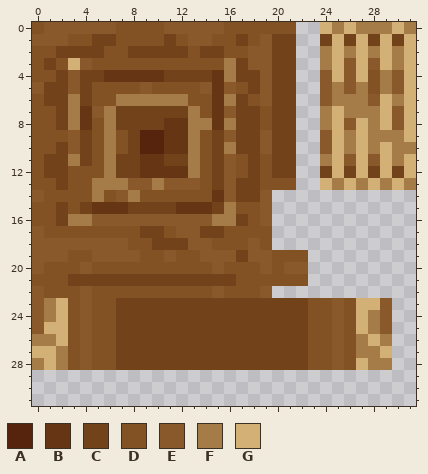
Edited in one commit: pixel-art sprite (resources/create/textures/block/large_cogwheel.png). Above: the version before the commit.
The file is 32x32 pixels.
Palette (. is transparent): A #56240d  B #663614  C #72431a  D #825124  E #89592c  F #a57b48  G #d3b176
Pixels before, first column x 0:
 0 DEEEEEEDDDDEEEEEDDDDDD..GFGFFFGF
 1 EEEDDCCDDDDCDEEDDCDECC..CGCGCGCG
 2 DDCCCCDDCCCCCDCCDDEECC..FGFGFGFG
 3 DCDGEDDDDDDDDDDDFCEECC..FGEGEGFG
 4 DDCECCBBBBBCCCCBFCCECC..EGEGDFEG
 5 ECCECDDDDEDDDDEBEDCECC..EFEFDFEG
 6 DCCFCDDFFFFFFDDBFCDECC..EFFFEGFG
 7 DDCFBEFCCCCCCFDBECCDCC..FGFFFGEG
 8 DDCFBDFCCCCBBFFBFCCDCC..FGEGFGEG
 9 DDDECDFDCAABBFDCECCECC..EGFGFFFG
10 DDCECDFDCAABBFDCFCCECC..EGFGFGFF
11 DCCFCDFCCBBCCFDCEDCDCC..FGEGEGFG
12 DCCDDDFCCBBBBFDCEDCDCC..CGCGCGCG
13 DDCDDFFFEEFEEEDCECCDDD..GFGFGFGF
14 EDDDDFDEFDDDDDDBECCE............
15 DDCDCBBBCCCCBBBCFDDE............
16 DDCFFEEEEEEEEEEFFCDE............
17 EDDDDDDDDCCDEECCDDDD............
18 EEEEEEEEDDCCCEEDDDED............
19 EEEDDEEEEDDEDDEEECEEDDD.........
20 EDDDEDDDDDDDDDDEDDDEDEE.........
21 DDDCCCCCCCCCCCCCCDDDDDD.........
22 EDDDEDDDDDDDDDDEDDDE............
23 EFGDEDDCCCCCCCCCCCCCCCCDDEDGGE..
24 EFGDEDDCCCCCCCCCCCCCCCCDDEDGFE..
25 EGGDEDDCCCCCCCCCCCCCCCCDDEDGFE..
26 FFGDEDDCCCCCCCCCCCCCCCCDDEDFGF..
27 GGFDEDDCCCCCCCCCCCCCCCCDDEDFFG..
28 FGFDEDDCCCCCCCCCCCCCCCCDDEDGFF..
New version:
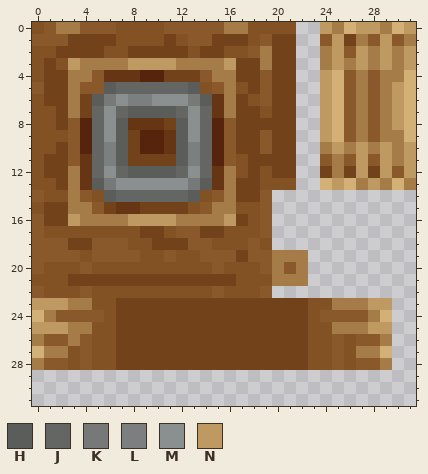
Colours new in this view: H #5a5d5a  J #636663  K #767977  L #7c7f80  M #8a9090  N #bf9962
Change:
Changed rows in their new state; - is an unchanged pixel.
first column x 0:
 0 --FF------------FF------N--NN--N
 1 ---CC----------CC-------EN-FENEF
 2 -------------------F-----NEN-N-N
 3 ---NFFFFNNNNFFFFN-CF-----NFNFN-N
 4 -C-FFE---AA---EF--------N--FE-F-
 5 ---FEEHJJJJJJHDEF-------NG--E-N-
 6 -----HKMLLMMMKH---------NGE--FN-
 7 ----CJMJHHHHJMJ-F-------N-E-EFN-
 8 ---EAJMHBBBCHMJAE--C----N--FEFN-
 9 ----AJMH----HMJA--------N-EFE---
10 ----AJLH----HLJAE-------FN-N-N-N
11 ---EBJLH-CC-HLJA---C----EF-N-N-N
12 ---FBJMJHHHHJMJBF--------F-N-NEN
13 ---FBHKMMMMMMKHBF--------N--N---
14 ---FEDHJJJJJJH-EF---------------
15 -C-FFEC-B---CDEF----------------
16 EC-N-FFFNNNNFFF-N---------------
17 -------------------E------------
18 ---CC---------------------------
19 ---E----------------FFF---------
20 --------------------F-F---------
21 --------------------FFF---------
23 NNNFF--------------------FFFNN--
24 G-EE-E------------------E-EE-G--
25 NNNFF--------------------FFFNN--
26 -EEF-----------------------EE---
27 -F------------------------------
28 -EE------------------------EE---
Pixel boxes of the changes (left, top, right, bottom) in both pictures:
changed: (32, 22, 416, 370)
